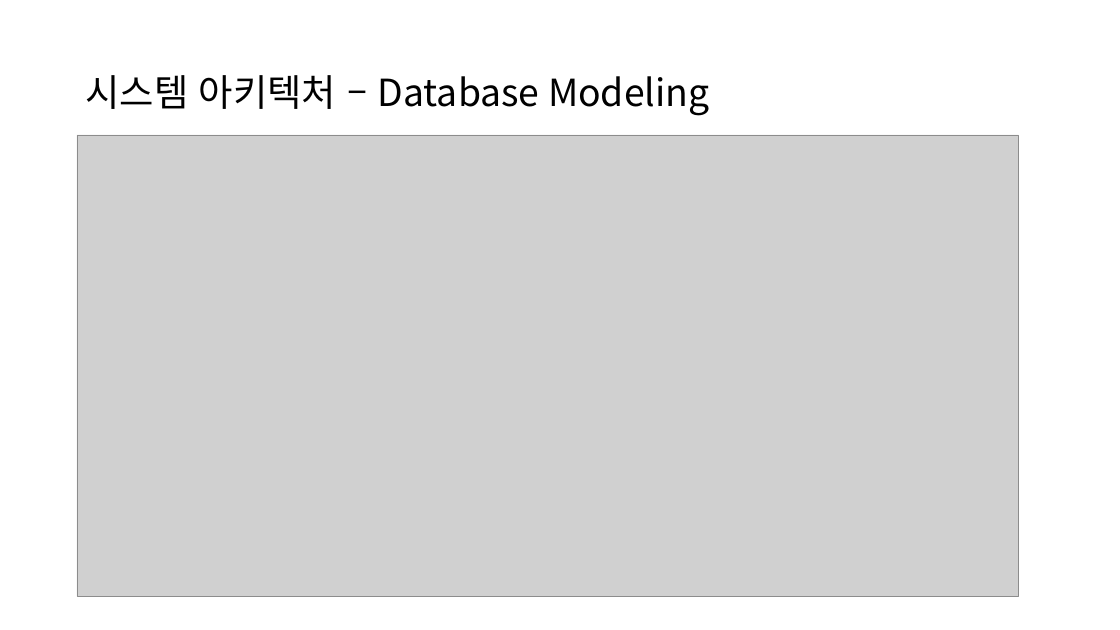
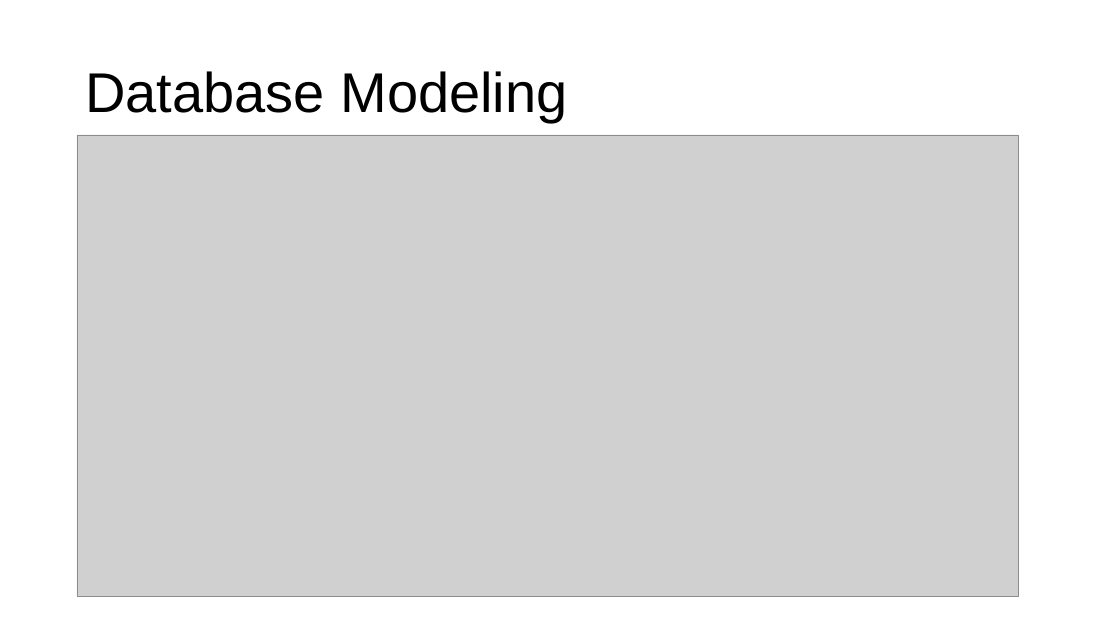
Before and after one commit to ryong890314/bitcamp-chopchop, a slide deck: slide 9 of docs/발표자료/20191122 리뷰.pptx (slide 8 before the commit). Drawn at 1120x630 pixels with LibreOffice and Linux fonts; fonts in the diff are those of the drawing; grey boxes stand for pictures. Boxes give left, top, right and bottom in pixels: in the first picture for what was removed or moved away, otherwise in the second. Text is boxed around its words. In the diff, an @@ line names an element or a change of style, - is before the commit and + after.

```diff
--- a/docs/발표자료/20191122 리뷰.pptx
+++ b/docs/발표자료/20191122 리뷰.pptx
@@ title at (85,71,567,122): text changed; size 32 to 48 pt; font Noto Sans CJK KR to Arial @@
-시스템 아키텍처 – Database Modeling
+Database Modeling
```
Also in this commit, not shown: 2 other slides changed.
